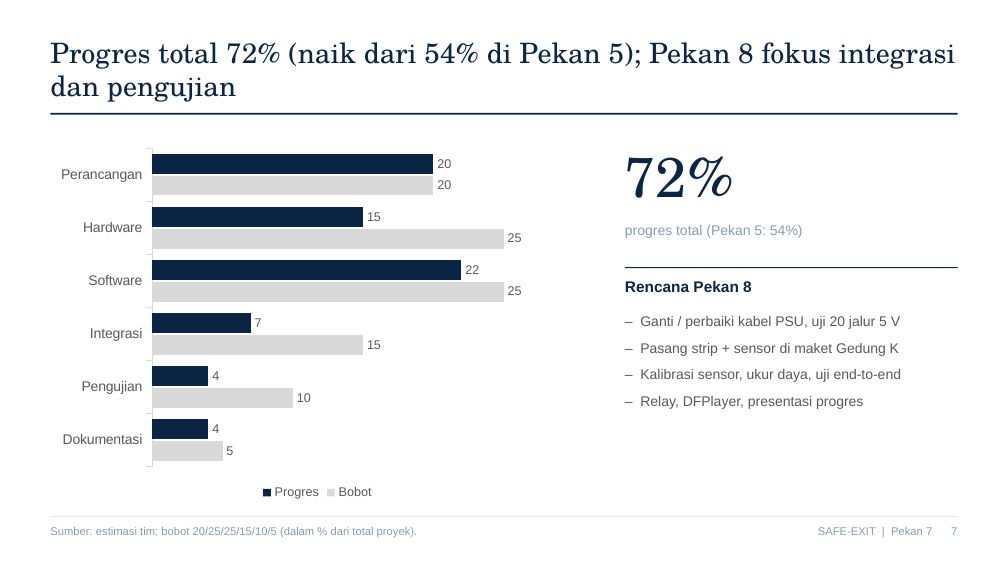
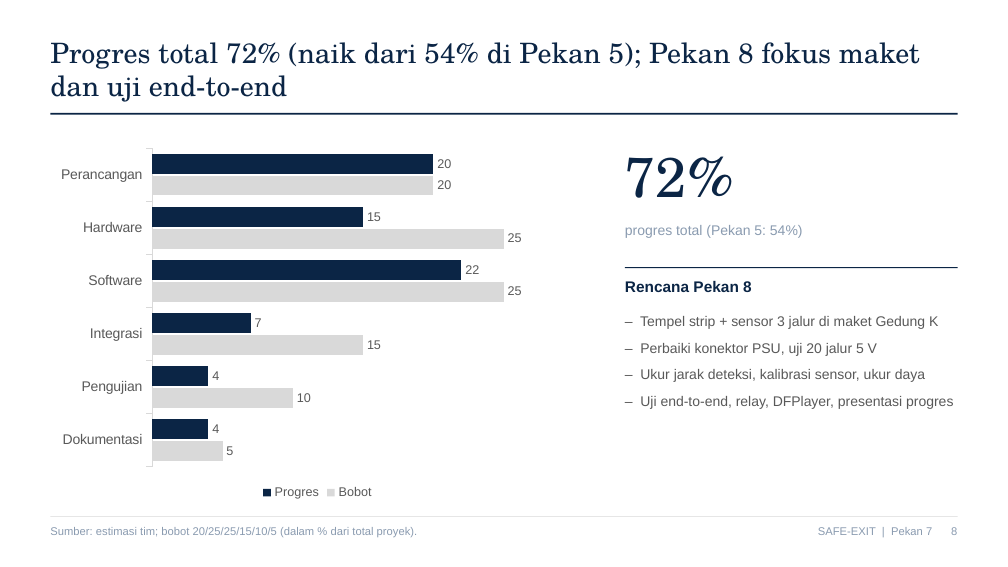
Before and after one commit to aryawiandra/despro-2, a slide deck: slide 8 of Week7/PPT_SAFE-EXIT_Pekan7_Kelompok21_MBB.pptx (slide 7 before the commit). Drawn at 1008x567 pixels with LibreOffice and Linux fonts; fonts in the diff are those of the drawing. Boxes give left, top, right and bottom in pixels: in the first picture for what was removed or moved away, otherwise in the second. Text is boxed around its words. In the diff, an @@ line names an element or a change of style, - is before the commit and + after.

```diff
--- a/Week7/PPT_SAFE-EXIT_Pekan7_Kelompok21_MBB.pptx
+++ b/Week7/PPT_SAFE-EXIT_Pekan7_Kelompok21_MBB.pptx
@@ text at [50, 42, 920, 102]: text changed @@
-Progres total 72% (naik dari 54% di Pekan 5); Pekan 8 fokus integrasi dan pengujian
+Progres total 72% (naik dari 54% di Pekan 5); Pekan 8 fokus maket dan uji end-to-end
@@ text at [640, 316, 953, 409]: text changed @@
-– Ganti / perbaiki kabel PSU, uji 20 jalur 5 V
-– Pasang strip + sensor di maket Gedung K
-– Kalibrasi sensor, ukur daya, uji end-to-end
-– Relay, DFPlayer, presentasi progres
+– Tempel strip + sensor 3 jalur di maket Gedung K
+– Perbaiki konektor PSU, uji 20 jalur 5 V
+– Ukur jarak deteksi, kalibrasi sensor, ukur daya
+– Uji end-to-end, relay, DFPlayer, presentasi progres
@@ text at [818, 527, 957, 535]: text changed @@
-SAFE-EXIT | Pekan 7 7
+SAFE-EXIT | Pekan 7 8
```
Also in this commit, not shown: 3 other slides changed, 1 slide added, 2 other files.
